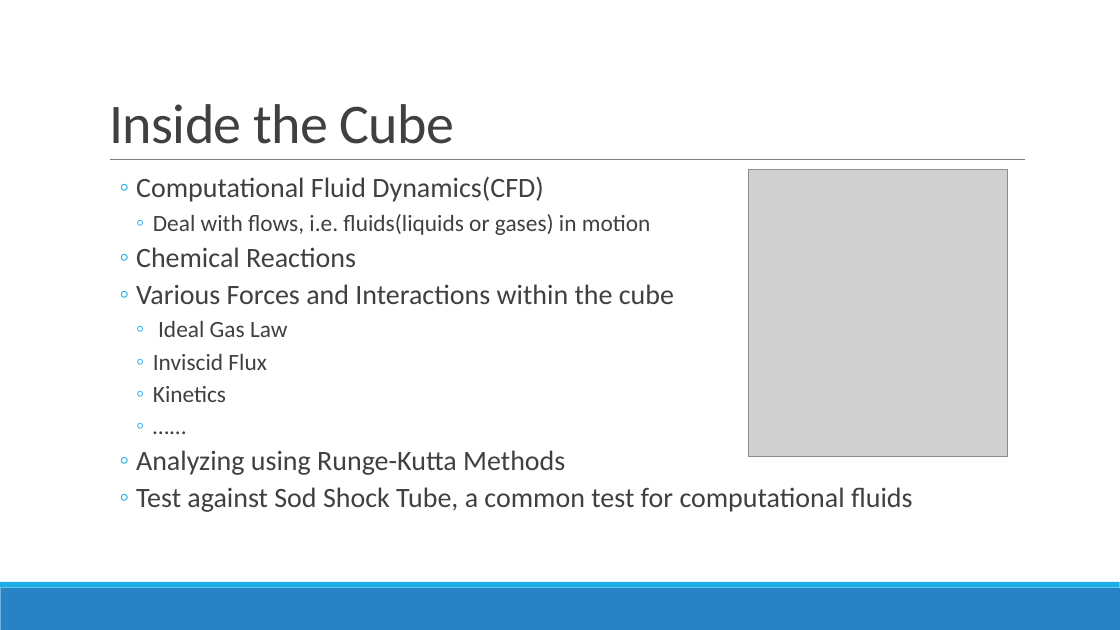
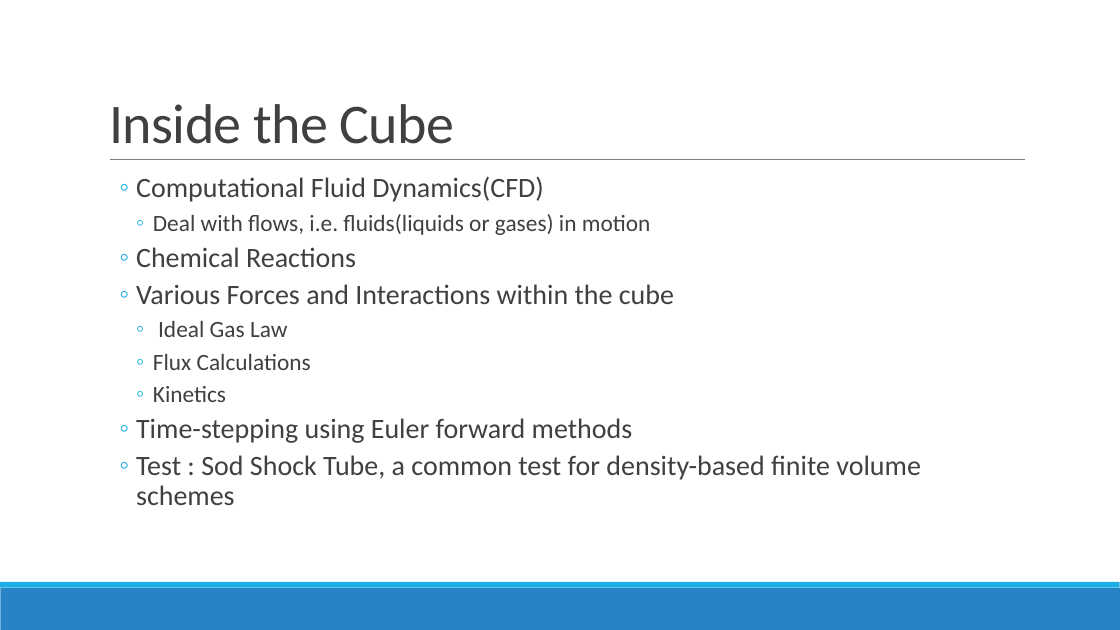
Before and after one commit to SulemanMahmood/PlasmaCombustion, a slide deck: slide 5 of 598Slides.pptx. Drawn at 1120x630 pixels with LibreOffice and Linux fonts; fonts in the diff are those of the drawing; grey boxes stand for pictures. Boxes give left, top, right and bottom in pixels: in the first picture for what was removed or moved away, otherwise in the second. Text is boxed around its words. In the diff, an @@ line names an element or a change of style, - is before the commit and + after.

```diff
--- a/598Slides.pptx
+++ b/598Slides.pptx
@@ picture removed at (749, 170, 1008, 457) @@
@@ text at (153, 354, 311, 370): text changed @@
-    ◦ Inviscid Flux
+    ◦ Flux Calculations
@@ text at (136, 418, 921, 505): text changed @@
-    ◦ …...
-  ◦ Analyzing using Runge-Kutta Methods
-  ◦ Test against Sod Shock Tube, a common test for computational fluids
+  ◦ Time-stepping using Euler forward methods
+  ◦ Test : Sod Shock Tube, a common test for density-based finite volume schemes
```
Also in this commit, not shown: 7 other slides changed, 2 slides added, 3 slides removed, 9 other files.
